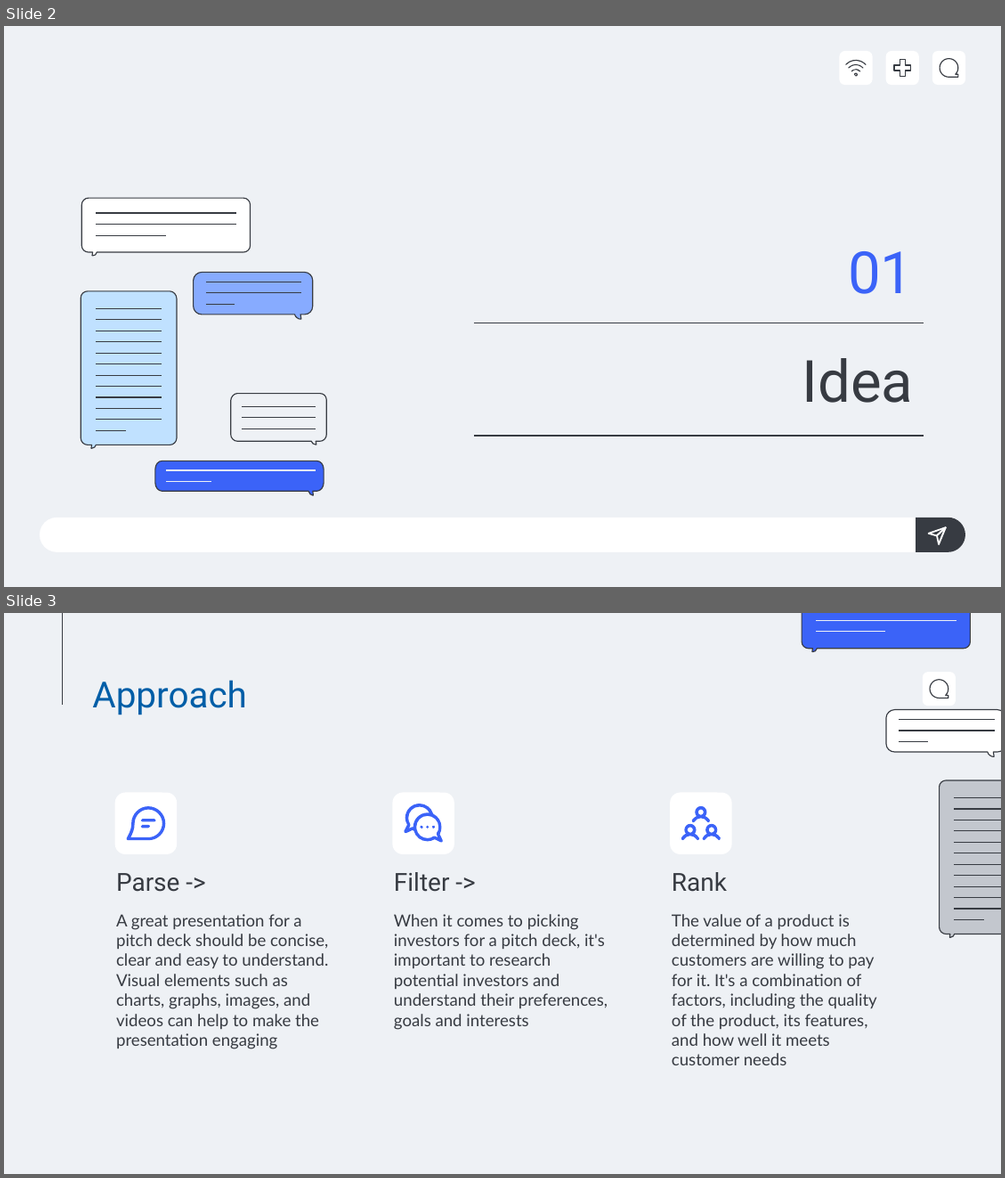
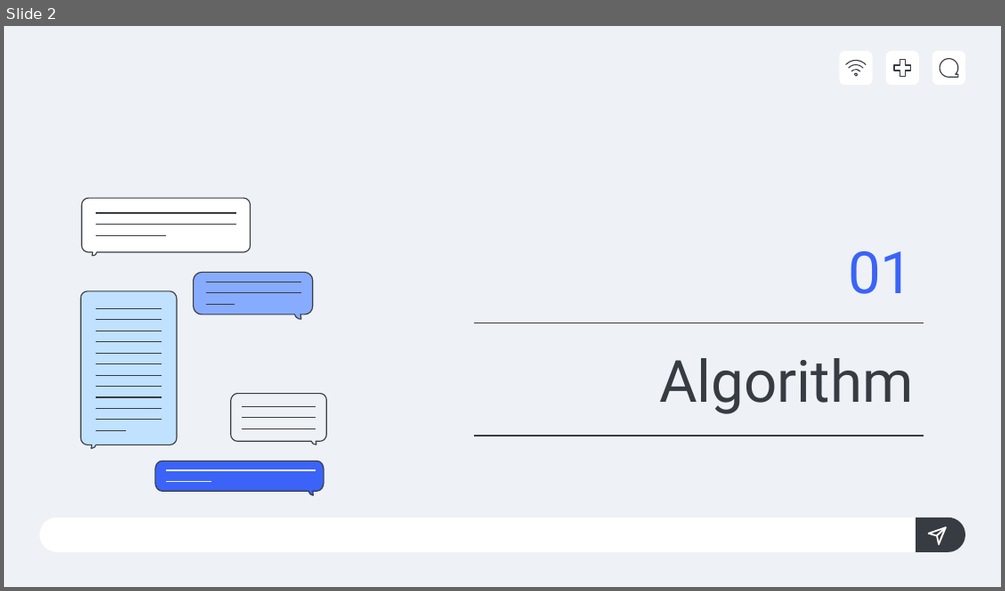
Before and after one commit to M4RKUS28/SmartStay24, a slide deck: Makeathon Check24 - Pitch.pptx. Shown one above the other, each under a label of ours: slides 2 and 3 before the commit, slide 2 after it. The pictures are 1005x1178 and 1005x591 pixels, drawn with LibreOffice and Linux fonts; fonts in the diff are those of the drawing. Boxes give left, top, right and bottom in pixels: in the first picture for what was removed or moved away, otherwise in the second. Text is boxed around its words. In the diff, an @@ line names an element or a change of style, - is before the commit and + after.

```diff
--- a/Makeathon Check24 - Pitch.pptx
+++ b/Makeathon Check24 - Pitch.pptx
@@ slide 3 removed at (4,613,1001,1174), background #EEF1F5 @@
@@ line removed from (63, 613) to (63, 705) @@
@@ title removed at (92,680,247,715) @@
-Approach
@@ rounded rectangle removed at (922,672,955,706) @@
@@ flow chart magnetic tape removed at (930,680,949,698) @@
@@ rounded rectangle removed at (114,793,177,854) @@
@@ rounded rectangle removed at (393,793,454,854) @@
@@ rounded rectangle removed at (670,793,732,854) @@
@@ freeform shape removed at (127,806,165,840) @@
@@ freeform shape removed at (404,803,444,844) @@
@@ freeform shape removed at (680,806,720,840) @@
@@ subtitle removed at (116,873,179,892) @@
-Parse ->
@@ subtitle removed at (394,872,449,892) @@
-Filter ->
@@ subtitle removed at (672,872,727,892) @@
-Rank
@@ subtitle removed at (116,914,328,1049) @@
-A great presentation for a pitch deck should be concise, clear and easy to understand. Visual elements such as charts, graphs, images, and videos can help to make the presentation engaging
@@ subtitle removed at (394,914,607,1030) @@
-When it comes to picking investors for a pitch deck, it's important to research potential investors and understand their preferences, goals and interests
@@ subtitle removed at (672,914,877,1065) @@
-The value of a product is determined by how much customers are willing to pay for it. It's a combination of factors, including the quality of the product, its features, and how well it meets customer needs
@@ group removed at (801,613,1001,937): 17 lines, 3 freeform shapes @@
@@ slide 2 changed as well @@
@@ title at (659,358,913,414): text changed @@
-Idea
+Algorithm
```
Also in this commit, not shown: 3 other slides changed, 7 slides added, 2 other slides removed.
